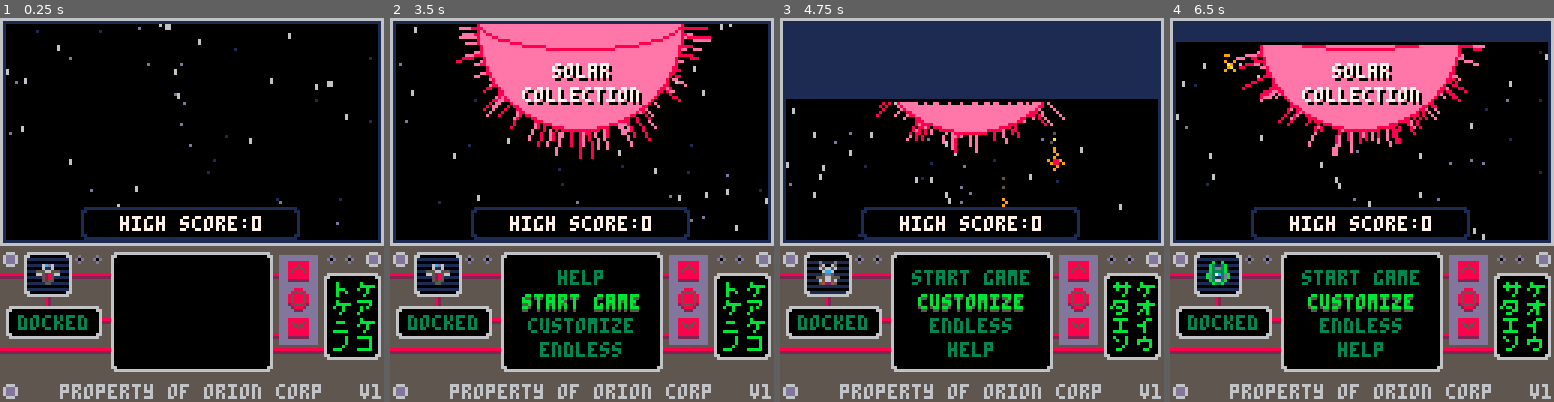
Above: before the commit, frames 1-4 (left to right).
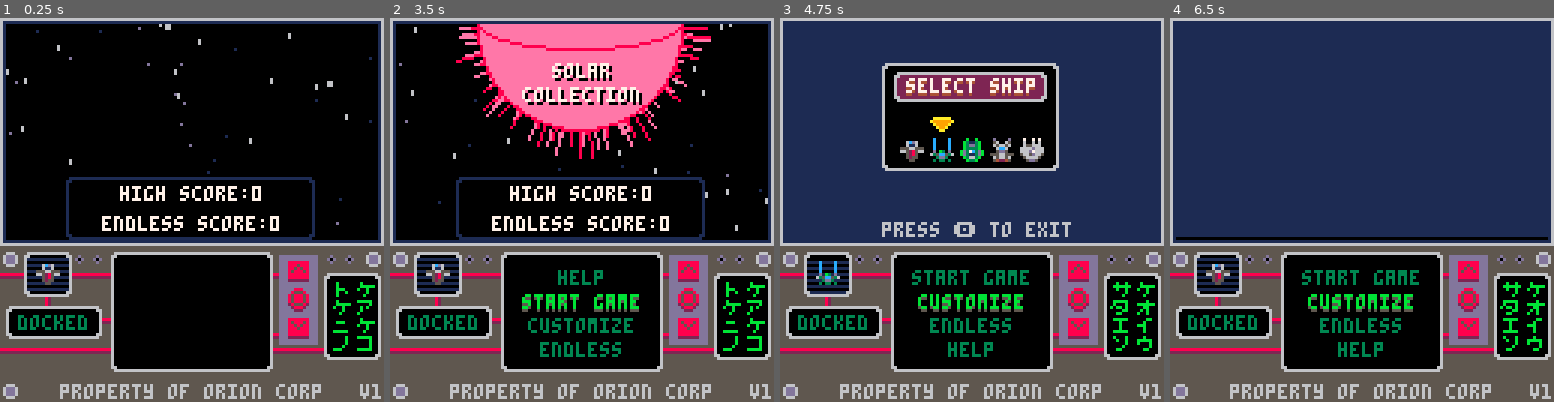
Above: after the commit, the same moments.

Repository: jacobneal65/drop-p8
Game: PICO-8 cartridge drop.p8
Two runs of this game, one before a commit and one after it. Both use one fixed random seed, a clock stepped at 60 frames per second and the inputs below.
Inputs:
- Up to frame 1 (0.25 s): no input
- Up to frame 2 (3.5 s): tap X (X key) at 0.33, 1.07, 1.85, 2.97 s; tap O (Z key) at 0.7, 1.7, 2.1, 2.5, 2.9, 3.3 s; hold Right 1.6-2.1 s; hold Up 2.15-2.42 s; hold Right 2.47-3.03 s; hold Left from 3.08 s (still down)
- Up to frame 3 (4.75 s): release Left at 3.58 s; hold Down 3.63-3.97 s; tap O (Z key) at 3.7, 4.1, 4.5 s; hold Right 4.02-4.68 s; tap X (X key) at 4.08 s; hold Up from 4.73 s (still down)
- Up to frame 4 (6.5 s): tap O (Z key) every 0.4 s from 4.9 to 6.1 s; release Up at 5.03 s; hold Left 5.08-5.68 s; tap X (X key) at 5.2, 6.32 s; hold Down 5.73-6.03 s; hold Right from 6.08 s (still down)

The runs differ from the first frame. In frame 1, 2.9% of the frame differs, in the area x 17-83%, y 41-58%; in frame 2, 2.9%; in frame 3, 35%; in frame 4, 49%, in the area x 1-99%, y 6-70%.

Commit message:
finished out of fuel game over

Diff:
--- a/drop.p8
+++ b/drop.p8
@@ -6,8 +6,6 @@
 --by olivander65
 function _init()
 	v="1"
-	level=1
-	wave=1
 	t=0
 	debug={""}
 	effects={}
@@ -25,17 +23,11 @@
 	sgtyp={"variable","incongruent","normal","irregular"}
 	intro_sun = f_rnd(4)+1
 	--player
-	p_x=64
-	p_y=100
 	p_spd=2.5
-	pc_spr=40
-	p_spr=40
 	--player ship options
 	p_spr_opt={40,3,38,54,56}
-
 	--player offset l,r,b,t
 	p_o={-1,8,1,-7}
-
 	fruits={}
 	fruitlet={}
 	t_spr=64 --fruit sprite
@@ -55,14 +47,21 @@
 
 	t_blue=0--tank blue
 	points=0--points
+
+	--stuff to load from save file
 	high_score=0
+	endless_score=0
+	medal = false
+	p_spr=40
+
+	pc_spr=p_spr
+
 	b_points=0--blue points
 	b_amnt=0--#blue in wave
 	fr_ani=false
 	fr_spr=36
 	fr_tmr=0
 
-	fuel=110--red tank
 	fuel_mx=110
 	low_fuel=false
 	fuel_mask_mx=91
@@ -71,12 +70,8 @@
 	fl_spr=52
 	fl_tmr=0
 	fl_off=0
-	mult=1
-	mult_up=0
-	temp_points=0
-
 	mult_sfx=1
-	fruit_chain=0
+
 	tf_tmr=0--transfer timer
 
 	poke(0x5f34, 0x2)--enable mask
@@ -106,7 +101,6 @@
 	cam_x,cam_y=0,0
 
  init_menu()
- in_menu=true
 end
 
 function blank() end
@@ -136,7 +130,14 @@
 
 function init_menu()
 	music(16,100)
+	in_menu=true
 	sun_off=-140
+	level=1
+	wave=1
+	p_x,p_y=64,100
+	mult,mult_up=1,0
+	temp_points=0
+	fruit_chain=0
 	gen_tmr=0
 	init_fruitlet()
 	m={"help","start game","customize","endless"}
@@ -153,6 +154,8 @@
 	sel=0
 	draw_help=false
 	draw_cust=false
+
+	game_over=false
 	--screen
 	screen_offset=0
 	_upd=upd_menu
@@ -250,36 +253,34 @@
 
 function upd_ship_cust()
 	move_screen(sc_dir)
-	--p_spr_opt sel
-	if btnp(🅾️) then
-		sfx(9)
-		btn_sprs[3],btn_tmr=110,5
-		sc_dir=-1
-		sc_tmr=0
-		draw_cust=false
-	end
-	if btnp(➡️) or btnp(⬇️) then
-		sfx(8)
-		sel+=1
-		if sel>#p_spr_opt then
-			sel=1
-		end
-		p_spr=p_spr_opt[sel]
-		btn_sprs[2]=109
-	end
-	if btnp(⬅️) or btnp(⬆️) then
-		sfx(8)
-		sel-=1
-		if sel<1 then
-			sel=#p_spr_opt
-		end
-		p_spr=p_spr_opt[sel]
-		btn_sprs[1]=108
-	end
-
 	if sc_tmr==1 then
 		if sc_dir==1 then
 			draw_cust=true
+			if btnp(🅾️) then
+				sfx(9)
+				btn_sprs[3],btn_tmr=110,5
+				sc_dir=-1
+				sc_tmr=0
+				draw_cust=false
+			end
+			if btnp(➡️) or btnp(⬇️) then
+				sfx(8)
+				sel+=1
+				if sel>#p_spr_opt then
+					sel=1
+				end
+				p_spr=p_spr_opt[sel]
+				btn_sprs[2]=109
+			end
+			if btnp(⬅️) or btnp(⬆️) then
+				sfx(8)
+				sel-=1
+				if sel<1 then
+					sel=#p_spr_opt
+				end
+				p_spr=p_spr_opt[sel]
+				btn_sprs[1]=108
+			end
 		else
 			_upd=upd_menu
 		end
@@ -305,6 +306,7 @@
 	sg_tmr=0
 	s_stat="launch"
 	s_clr=2
+	fuel=10--red tank
 	_upd=upd_start_game
 	init_circfade()
 end
@@ -353,9 +355,11 @@
 	oprint(q[1],hcenter(q[1])+sun_off+60,15,7,0)
 	oprint(q[2],hcenter(q[2])+sun_off+60,23,7,0)
 		--high score
-		roundrect(27,63,73,11,1,0)
+		roundrect(22,53,83,21,1,0)
 		hc="high score:"..high_score
-		print(hc,hcenter(hc),66,7)
+		print(hc,hcenter(hc),56,7)
+		ec="endless score:"..endless_score
+		print(ec,hcenter(ec),66,7)
 	--screen drop
 		rectfill(0,0,128,screen_offset+1,0)
 		rectfill(0,0,128,screen_offset,1)
@@ -439,11 +443,12 @@
 				ct+=1
 			end
 		end
-
 		local tx="property of orion corp"
 		print(tx,hcenter(tx),122,6)
 		print("v"..v,120,122,6)
-
+	end
+	if medal then
+		spr(79,116,1,1,2)
 	end
 end
 
@@ -486,7 +491,8 @@
 	fuel-=0.2
 	fuel=max(fuel,0)
 	if fuel <=0 then
-		debug[1]="out of fuel"
+		game_over=true
+		_upd=init_game_over
 	end
 	rst_pspr()
 
@@ -512,6 +518,69 @@
 	--fruit
 	update_fruit()
 	update_fruitlet()
+end
+
+function init_game_over()
+	music(-1)
+	sfx(15)
+	eol_mask=10
+	ismask=true
+	fruits={}
+	fruitlet={}
+	dots={}
+	rst_pspr()
+	init_plerp()
+	mv_plyr=true
+	gen_tmr=0
+	s_tmr=0
+	_upd=upd_game_over
+	_drw=drw_game_over
+end
+
+function upd_game_over()
+	if mv_plyr then
+				p_lerp(60,72)
+	end
+	s_tmr=min(s_tmr+1,90)
+	if s_tmr >= 90 then
+		if temp_points > 0 then
+			if temp_points > 50 then
+				points+=50
+				temp_points-=50
+			else
+				points+=temp_points
+				temp_points-=temp_points
+			end
+			sfx(12)
+		end
+	elseif s_tmr == 60 then
+		temp_points=mult*temp_points
+		mult=1
+		score_intensity=0.5
+		sfx(11)
+	end
+
+	if btnp(🅾️) and temp_points==0 then
+		init_circfade()
+	end
+	if fade_dir == 1 then
+			high_score=points
+			_upd=init_menu
+
+	end
+end
+
+function drw_game_over()
+	drw_player()
+	drw_eol_mask()
+	rectfill(0,0,128,8,1)
+	draw_fx()
+
+	drw_points()
+	local tx={"out of fuel","game over","press 🅾️ to return to menu"}
+	lprint(tx[1],hcenter(tx[1]),40,9,5)
+	lprint(tx[2],hcenter(tx[2]),50,9,5)
+	lprint(tx[3],hcenter(tx[3]),120,6,1)
 end
 
 function drw_level()
@@ -555,13 +624,17 @@
 	 bigtank=flr(min(fuel,fuel_mx)/fuel_mx*36)
 	 for i=1,bigtank do
 	 	local _clr = min(2,1+i%3)+8
-	 	if bigtank < 10 then
-	 		_clr=max(1,(i%3-1)*7)+7
-	 		local txt="low fuel"
-	 		low_fuel=true
-	 		print(txt,hcenter(txt),64+sin(time()),8)
-	 		else
-	 			low_fuel=false
+
+	 	if not ismask then
+		 	if bigtank < 10 then
+		 		_clr=max(1,(i%3-1)*7)+7
+
+		 		local txt="low fuel"
+		 		low_fuel=true
+		 		print(txt,hcenter(txt),64+sin(time()),8)
+		 	else
+		 		low_fuel=false
+				end
 			end
 			line(3+_f,62-i,7+_f,62-i,_clr)
   end
@@ -1606,7 +1679,6 @@
 end
 
 function circfade()
-	--add 111
 	if fade_dir == -1 then
 		fade_r = max(fade_r-2,0)
 		if fade_r==0 then
@@ -1627,7 +1699,6 @@
 	if fade_r>1 then
 		circ(64,64,fade_r,5)
 	end
---	fade_dir
 end
 
 function roundrect(_x,_y,_w,_h,_oc,_ic)--draws box with round corner
Not shown, changed: the sound effects (__sfx__) section of drop.p8
